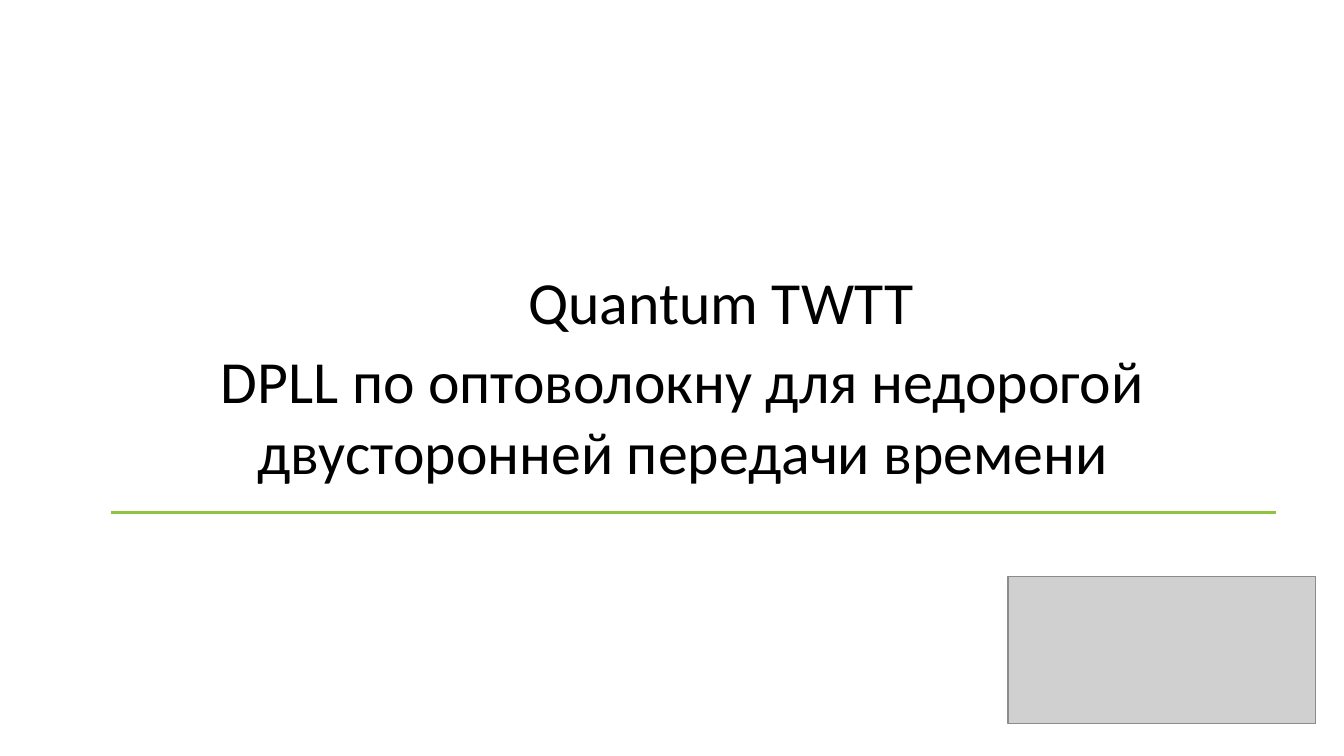
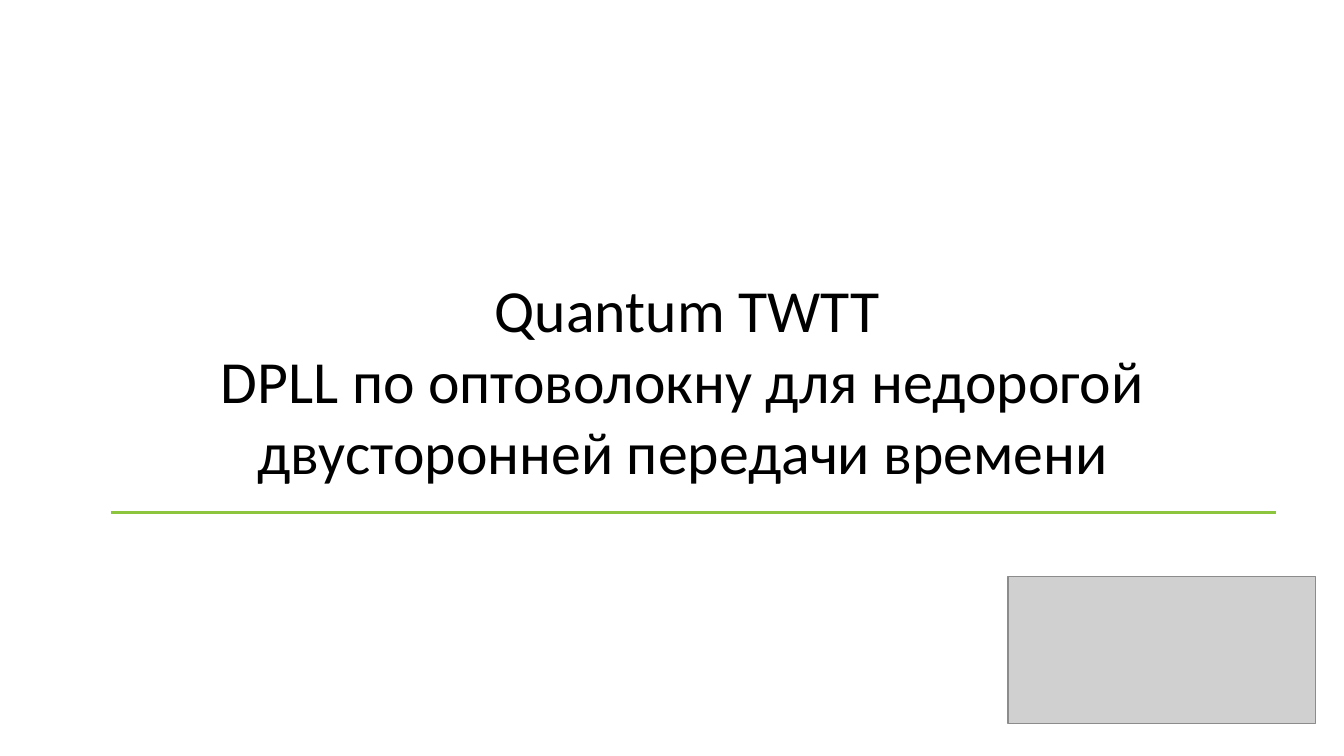
Before and after one commit to SiwaNetwork/QUANTUM, a slide deck: slide 1 of ДОКУМЕНТЫ/МАТЕРИАЛ СТАТЬИ/Quantum TWTT.pptx. Drawn at 1344x756 pixels with LibreOffice and Linux fonts; fonts in the diff are those of the drawing; grey boxes stand for pictures. Boxes give left, top, right and bottom in pixels: in the first picture for what was removed or moved away, otherwise in the second. Text is boxed around its words. In the diff, an @@ line names an element or a change of style, - is before the commit and + after.

```diff
--- a/ДОКУМЕНТЫ/МАТЕРИАЛ СТАТЬИ/Quantum TWTT.pptx
+++ b/ДОКУМЕНТЫ/МАТЕРИАЛ СТАТЬИ/Quantum TWTT.pptx
@@ text "Quantum TWTT": place and size @@
-text "Quantum TWTT" at (528, 285, 913, 332)
+text "Quantum TWTT" at (495, 293, 879, 340)
```
Also in this commit, not shown: 7 other slides changed, 6 other files.
